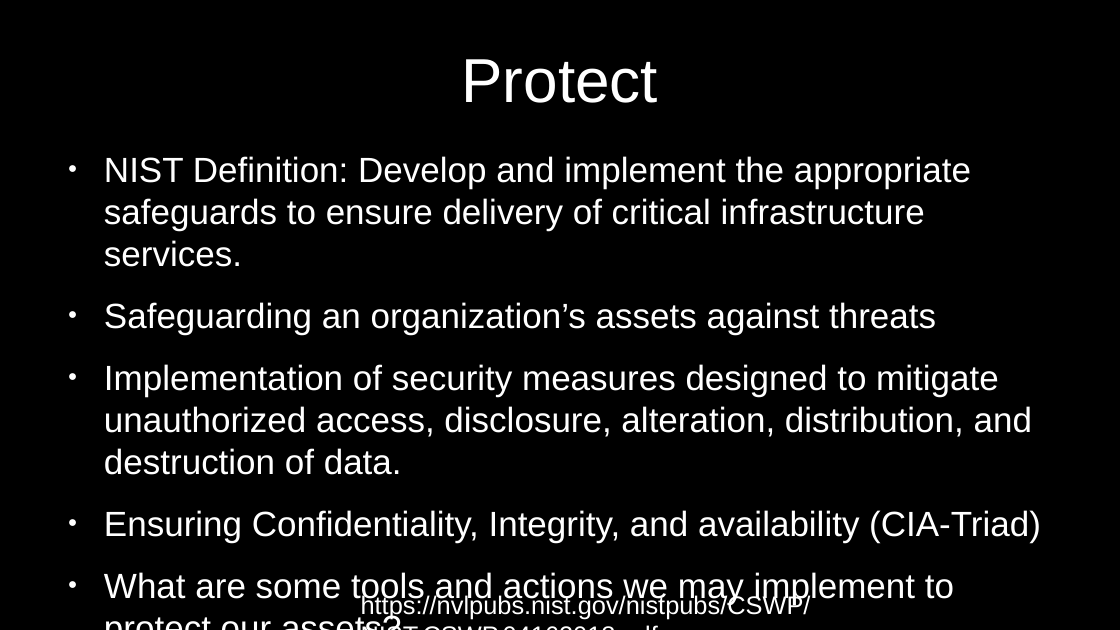
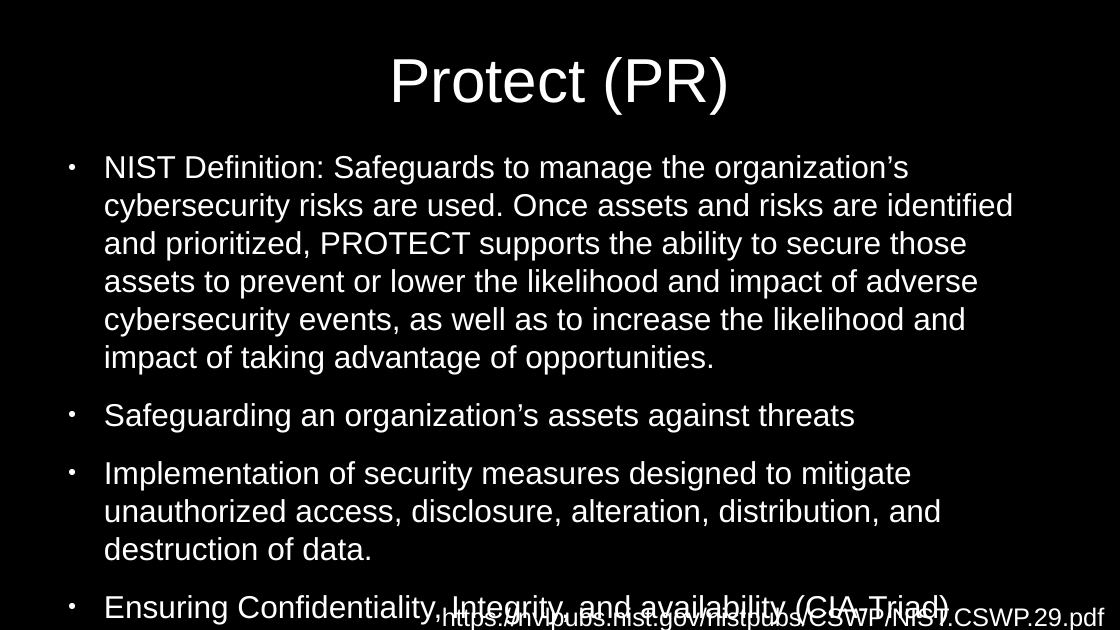
Before and after one commit to RealSeraphina/Super_Cool_Links_By_Sera, a slide deck: slide 7 of Slide-Decks/7_9_7_10_Identify.odp (slide 6 before the commit). Drawn at 1120x630 pixels with LibreOffice and Linux fonts; fonts in the diff are those of the drawing. Boxes give left, top, right and bottom in pixels: in the first picture for what was removed or moved away, otherwise in the second. Text is boxed around its words. In the diff, an @@ line names an element or a change of style, - is before the commit and + after.

Commit message:
Add files via upload
Changes made in regards to NIST CSF 2.0 release

```diff
--- a/Slide-Decks/7_9_7_10_Identify.odp
+++ b/Slide-Decks/7_9_7_10_Identify.odp
@@ title at <box>389,57,731,113</box>: text changed @@
-Protect
+Protect (PR)
@@ text at <box>104,155,1013,374</box>: text changed; size 24.8 to 22.4 pt @@
-● NIST Definition: Develop and implement the appropriate safeguards to ensure delivery of critical infrastructure services.
+● NIST Definition: Safeguards to manage the organization’s cybersecurity risks are used. Once assets and risks are identified and prioritized, PROTECT supports the ability to secure those assets to prevent or lower the likelihood and impact of adverse cybersecurity events, as well as to increase the likelihood and impact of taking advantage of opportunities.
@@ text at <box>104,403,950,623</box>: size 24.8 to 22.4 pt in "Safeguarding an organization’s assets against threats", "Implementation of security measures designed to mitigate ...", "Ensuring Confidentiality, Integrity, and availability (CIA-T ...", "What are some tools and actions we ..." @@
@@ text at <box>442,606,1104,630</box>: text changed @@
-https://nvlpubs.nist.gov/nistpubs/CSWP/NIST.CSWP.04162018.pdf
+https://nvlpubs.nist.gov/nistpubs/CSWP/NIST.CSWP.29.pdf
```
Also in this commit, not shown: 6 other slides changed, 2 slides added, 4 other files.
